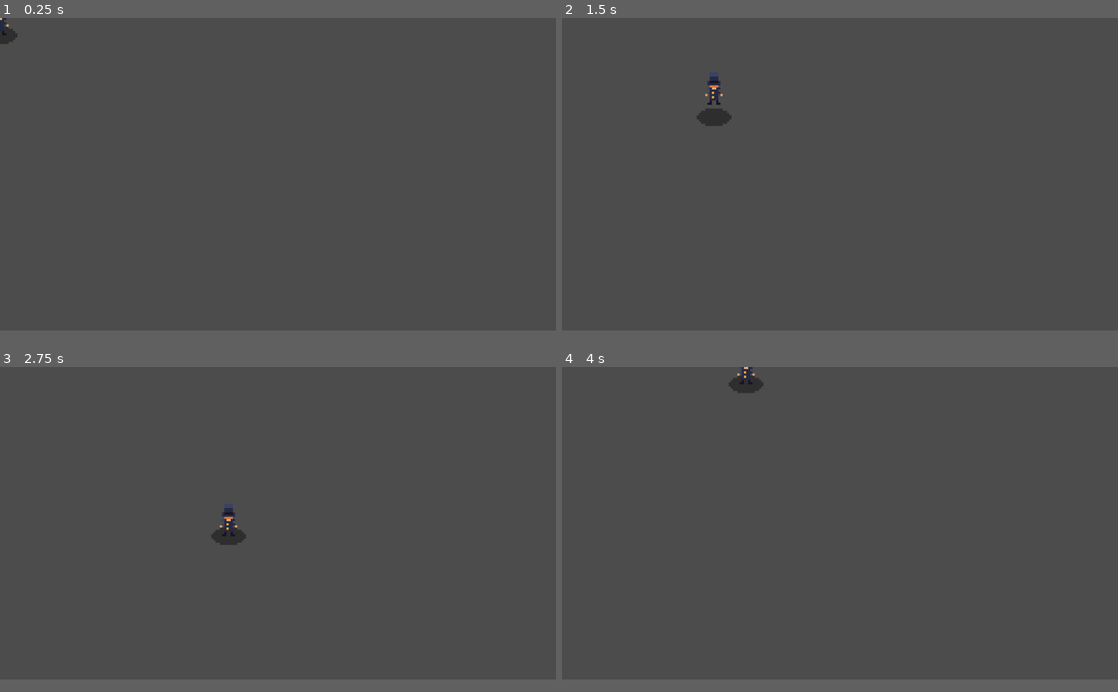
Above: before the commit, frames 1-4 (two rows, left to right).
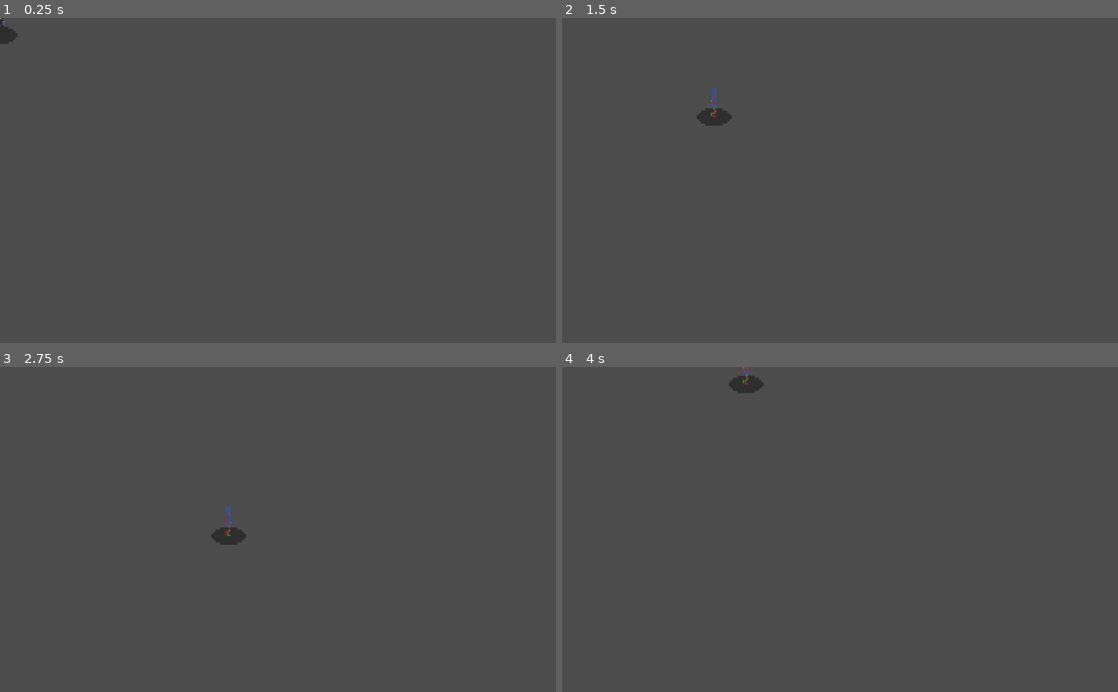
Above: after the commit, the same moments.

Repository: AledCompany/SoloJam3
Game: Godot game, scene res://scenes/BaseScene.tscn
Same seed, same stepped clock (60 frames per second), same inputs: the game is played once before the commit and once after it.
Inputs:
- Up to frame 1 (0.25 s): no input
- Up to frame 2 (1.5 s): tap Enter at 0.5 s; hold D (move_right) 0.53-1.28 s; hold Space (dash) 0.53-1.28 s; hold S (move_down) from 1.28 s (still down); tap Space (dash) at 1.35 s
- Up to frame 3 (2.75 s): release S (move_down) at 2.03 s; hold D (move_right) from 2.03 s (still down); hold Space (dash) from 2.03 s (still down)
- Up to frame 4 (4 s): release D (move_right) at 2.78 s; release Space (dash) at 2.78 s; hold Z (move_up) 2.78-3.53 s; tap Space (dash) at 2.85 s; hold Q (move_left) from 3.53 s (still down); hold Space (dash) from 3.53 s (still down)
In our replay, the window is 800x450 before the commit and 800x468 after it. These sizes can differ from the game's own. Grey fills any space a smaller window leaves; there, only what the larger window draws over its background counts as a difference.

The runs differ from the first frame. In frame 1, less than 0.1% of the frame differs, in the area x 0-2%, y 0-6%; in frame 2, 0.2%, in the area x 25-29%, y 16-31%; in frame 3, 0.2%; in frame 4, less than 0.1%.

Commit message:
first run animation implementation

Diff:
--- a/src/project.godot
+++ b/src/project.godot
@@ -23,36 +23,6 @@
 config/name="SoloJam3"
 run/main_scene="res://scenes/BaseScene.tscn"
 config/icon="res://icon.png"
-
-[display]
-
-window/size/width=512
-window/size/height=288
-window/size/test_width=1024
-window/size/test_height=576
-
-[importer_defaults]
-
-texture={
-"compress/bptc_ldr": 0,
-"compress/hdr_mode": 0,
-"compress/lossy_quality": 0.7,
-"compress/mode": 0,
-"compress/normal_map": 0,
-"detect_3d": true,
-"flags/anisotropic": false,
-"flags/filter": false,
-"flags/mipmaps": false,
-"flags/repeat": 0,
-"flags/srgb": 2,
-"process/HDR_as_SRGB": false,
-"process/fix_alpha_border": true,
-"process/invert_color": false,
-"process/premult_alpha": false,
-"size_limit": 0,
-"stream": false,
-"svg/scale": 1.0
-}
 
 [input]
 
--- a/src/scenes/entity/entity.gd
+++ b/src/scenes/entity/entity.gd
@@ -34,6 +34,10 @@
 
 func animation():
 	$sprite.position.y=-_height
+	if get_direction() == Vector2.ZERO :
+		$sprite.play("Idle")
+	else :
+		$sprite.play("Run")
 
 func dash():
 	var dir:=get_direction()
--- a/src/scenes/entity/entity.tscn
+++ b/src/scenes/entity/entity.tscn
@@ -1,8 +1,12 @@
-[gd_scene load_steps=7 format=2]
+[gd_scene load_steps=11 format=2]
 
 [ext_resource path="res://scenes/entity/entity.gd" type="Script" id=1]
 [ext_resource path="res://assets/shadow.png" type="Texture" id=2]
 [ext_resource path="res://assets/sprite-character.png" type="Texture" id=3]
+[ext_resource path="res://assets/run-animation/character_run_sideway1.png" type="Texture" id=4]
+[ext_resource path="res://assets/run-animation/character_run_sideway2.png" type="Texture" id=5]
+[ext_resource path="res://assets/run-animation/character_run_sideway3.png" type="Texture" id=6]
+[ext_resource path="res://assets/run-animation/character_run_sideway4.png" type="Texture" id=7]
 
 [sub_resource type="RectangleShape2D" id=1]
 extents = Vector2( 8, 8 )
@@ -11,25 +15,18 @@
 animations = [ {
 "frames": [ ExtResource( 3 ) ],
 "loop": true,
-"name": "default",
+"name": "Idle",
 "speed": 5.0
+}, {
+"frames": [ ExtResource( 4 ), ExtResource( 5 ), ExtResource( 6 ), ExtResource( 7 ) ],
+"loop": true,
+"name": "Run",
+"speed": 8.0
 } ]
 
 [sub_resource type="Animation" id=3]
 resource_name = "dash"
 length = 0.5
-tracks/0/type = "value"
-tracks/0/path = NodePath(".:_height")
-tracks/0/interp = 2
-tracks/0/loop_wrap = true
-tracks/0/imported = false
-tracks/0/enabled = true
-tracks/0/keys = {
-"times": PoolRealArray( 0, 0.2, 0.4 ),
-"transitions": PoolRealArray( 1, 1, 1 ),
-"update": 0,
-"values": [ 1.0, 8.0, 0.0 ]
-}
 
 [node name="entity" type="KinematicBody2D"]
 script = ExtResource( 1 )
--- a/src/scenes/entity/player.gd
+++ b/src/scenes/entity/player.gd
@@ -1,4 +1,7 @@
 extends Entity
+
+func _ready():
+	$sprite.play("Idle")
 
 func get_direction() -> Vector2:
 	return Vector2(
--- a/src/scenes/entity/player.tscn
+++ b/src/scenes/entity/player.tscn
@@ -6,3 +6,7 @@
 [node name="player" instance=ExtResource( 1 )]
 scale = Vector2( 4, 4 )
 script = ExtResource( 2 )
+
+[node name="sprite" parent="." index="2"]
+scale = Vector2( 0.5, 0.5 )
+animation = "Run"
Binary file added: src/assets/character-32.ase
Binary file added: src/assets/run-animation/character_run_sideway1.png
Not shown, added: src/assets/run-animation/character_run_sideway1.png.import
Binary file added: src/assets/run-animation/character_run_sideway2.png
Not shown, added: src/assets/run-animation/character_run_sideway2.png.import
Binary file added: src/assets/run-animation/character_run_sideway3.png
Not shown, added: src/assets/run-animation/character_run_sideway3.png.import
Binary file added: src/assets/run-animation/character_run_sideway4.png
Not shown, added: src/assets/run-animation/character_run_sideway4.png.import
